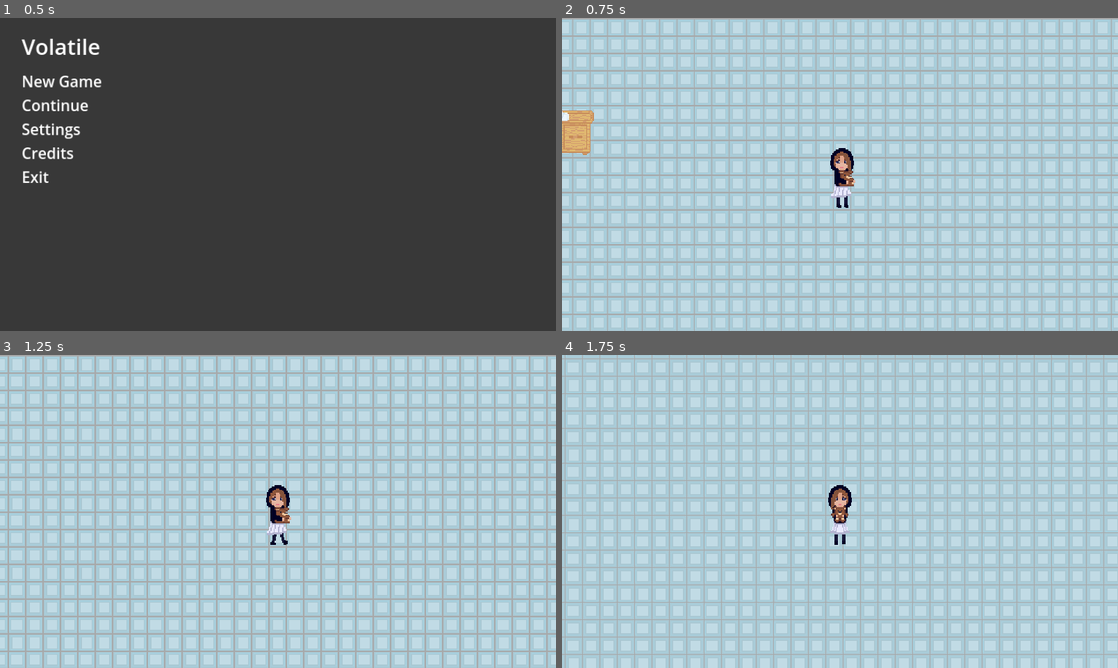
Above: before the commit, frames 1-4 (two rows, left to right).
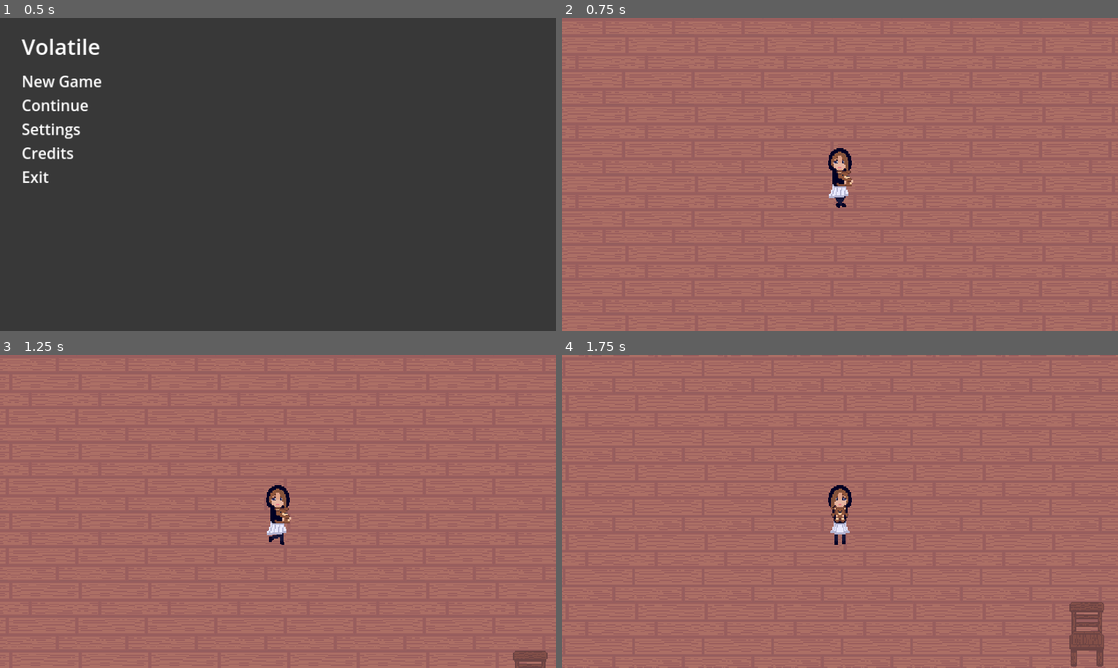
Above: after the commit, the same moments.

Repository: ioannoid/volatile-game-jam
Game: Godot game, scene res://main.tscn
Two runs of this game, one before a commit and one after it. Both use one fixed random seed, a clock stepped at 60 frames per second and the inputs below.
Inputs (mouse positions are in pixels of both pictures, inside the frame that each line leads up to):
- Up to frame 1 (0.5 s): no input
- Up to frame 2 (0.75 s): tap Enter at 0.5 s; move the mouse to (623, 80) at 0.52 s; hold D (move_right) from 0.53 s (still down); click (623, 80) at 0.67 s
- Up to frame 3 (1.25 s): keep holding D (move_right)
- Up to frame 4 (1.75 s): move the mouse to (728, 527) at 1.27 s; release D (move_right) at 1.28 s; hold S (move_down) from 1.28 s (still down)

Frame 1 is identical in both runs. In frame 2, 100% of the frame differs, in the area x 0-100%, y 0-100%; in frame 3, 99%; in frame 4, 99%.

Commit message:
added walls to game.tscn

Diff:
--- a/game/game.tscn
+++ b/game/game.tscn
@@ -143,6 +143,18 @@
 
 [sub_resource type="RectangleShape2D" id="RectangleShape2D_4hc34"]
 size = Vector2(12, 25)
+
+[sub_resource type="RectangleShape2D" id="RectangleShape2D_u4kcx"]
+size = Vector2(894.5, 41.5)
+
+[sub_resource type="RectangleShape2D" id="RectangleShape2D_27var"]
+size = Vector2(53, 639)
+
+[sub_resource type="RectangleShape2D" id="RectangleShape2D_tpyp6"]
+size = Vector2(898, 59.5)
+
+[sub_resource type="RectangleShape2D" id="RectangleShape2D_r8t5i"]
+size = Vector2(60, 638.5)
 
 [node name="TileMap" type="TileMap"]
 texture_filter = 1
@@ -197,3 +209,21 @@
 [node name="GirlCollidor" type="CollisionShape2D" parent="Node2D/Girl"]
 position = Vector2(0, 8.5)
 shape = SubResource("RectangleShape2D_4hc34")
+
+[node name="Wall" type="StaticBody2D" parent="Node2D"]
+
+[node name="Top" type="CollisionShape2D" parent="Node2D/Wall"]
+position = Vector2(-0.25, -325.25)
+shape = SubResource("RectangleShape2D_u4kcx")
+
+[node name="Right" type="CollisionShape2D" parent="Node2D/Wall"]
+position = Vector2(448.5, -0.5)
+shape = SubResource("RectangleShape2D_27var")
+
+[node name="Bottom" type="CollisionShape2D" parent="Node2D/Wall"]
+position = Vector2(0, 319.25)
+shape = SubResource("RectangleShape2D_tpyp6")
+
+[node name="Left" type="CollisionShape2D" parent="Node2D/Wall"]
+position = Vector2(-445, 0.75)
+shape = SubResource("RectangleShape2D_r8t5i")
--- a/game/main.gd
+++ b/game/main.gd
@@ -12,7 +12,7 @@
 func _ready():
 	if not started:
 		main_menu = load("res://main_menu.tscn")
-		game = load("res://bathroom.tscn")
+		game = load("res://game.tscn")
 		credits = load("res://credits.tscn")
 		started = true
 	var instance = main_menu.instantiate()
Not shown, added: game/Music/volatile_credits.wav.import
Not shown: 1 places in game/game.tscn that only renumber resources
